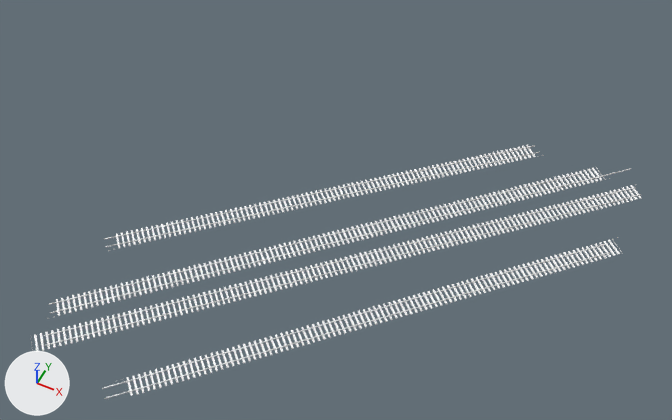
A saved change to the glTF model cities/arlov-borggatan/pack/tiles/c3_15.glb.
Before and after are seen from a 50 mm camera at (241.9, 860.2, 95.9) aimed at (206.6, 930.7, 7.7). Every picture has the same lights, and +X, +Y and +Z are marked at lower left. The first picture is the older version. Where no turn or scale is listed for an object, it has been applied to the vertices.

Objects in the first picture: 'SM_Rails_3_15'.
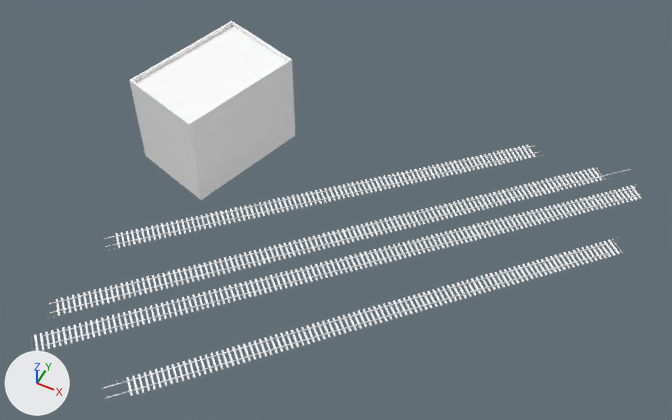
The newer file is also turned or shifted as a whole; pictures and numbers use the older file's frame.

What the commit changed:
Material 'M_Wall_Brick_dark_Upper' (mat_m_wall_brick_dark_upper) is new.
Its base color is (1.0, 1.0, 1.0) (white #ffffff).
Its roughness is 1.0.
Material 'M_Concrete' (mat_m_concrete) is new.
Its base color is (1.0, 1.0, 1.0) (white #ffffff).
Its roughness is 1.0.
Material 'M_Wall_Brick_dark_Blank' (mat_m_wall_brick_dark_blank) is new.
Its base color is (1.0, 1.0, 1.0) (white #ffffff).
Its roughness is 1.0.
Material 'M_Roof_Flat_tar' (mat_m_roof_flat_tar) is new.
Its base color is (1.0, 1.0, 1.0) (white #ffffff).
Its roughness is 0.922.
Mesh me_sm_building_w365339614 is new.
It has 28 vertices, 42 faces and spans x -8.7..8.7, y -10.6..10.6, z -7.2..7.2.
Faces by material slot: [8, 16, 10, 8].
It uses material mat_m_wall_brick_dark_upper (white #ffffff).
It uses material mat_m_wall_brick_dark_blank (white #ffffff).
It uses material mat_m_roof_flat_tar (white #ffffff).
It uses material mat_m_concrete (white #ffffff).
Object 'SM_Building_w365339614' (ob_sm_building_w365339614) is new; it shows me_sm_building_w365339614.
Its location is (182.6, 940.9, 6.9).

Changed parts and their boxes (x1, y1, x2, y2) in the pictures (672 x 420 px):
'SM_Building_w365339614', added: after (129, 21, 295, 200)
    faces in mat_m_wall_brick_dark_upper (white #ffffff): (130, 63, 295, 198)
    faces in mat_m_roof_flat_tar (white #ffffff): (130, 21, 292, 124)
    faces in mat_m_wall_brick_dark_blank (white #ffffff): (129, 23, 292, 128)
    faces in mat_m_concrete (white #ffffff): (146, 134, 295, 200)
